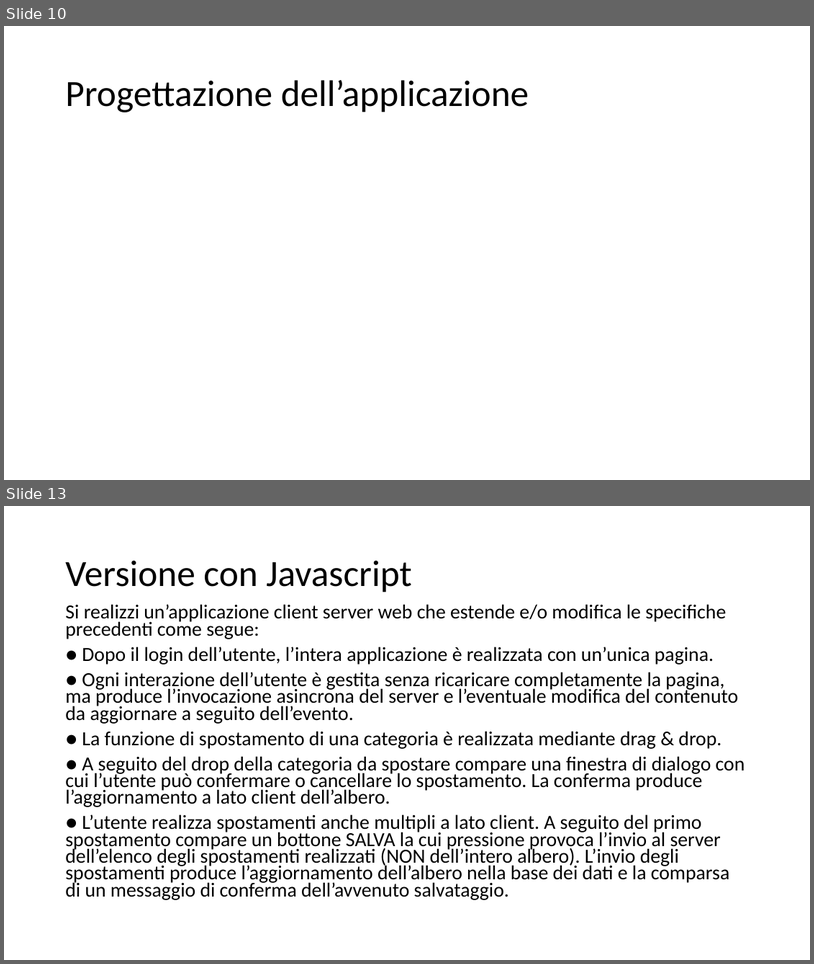
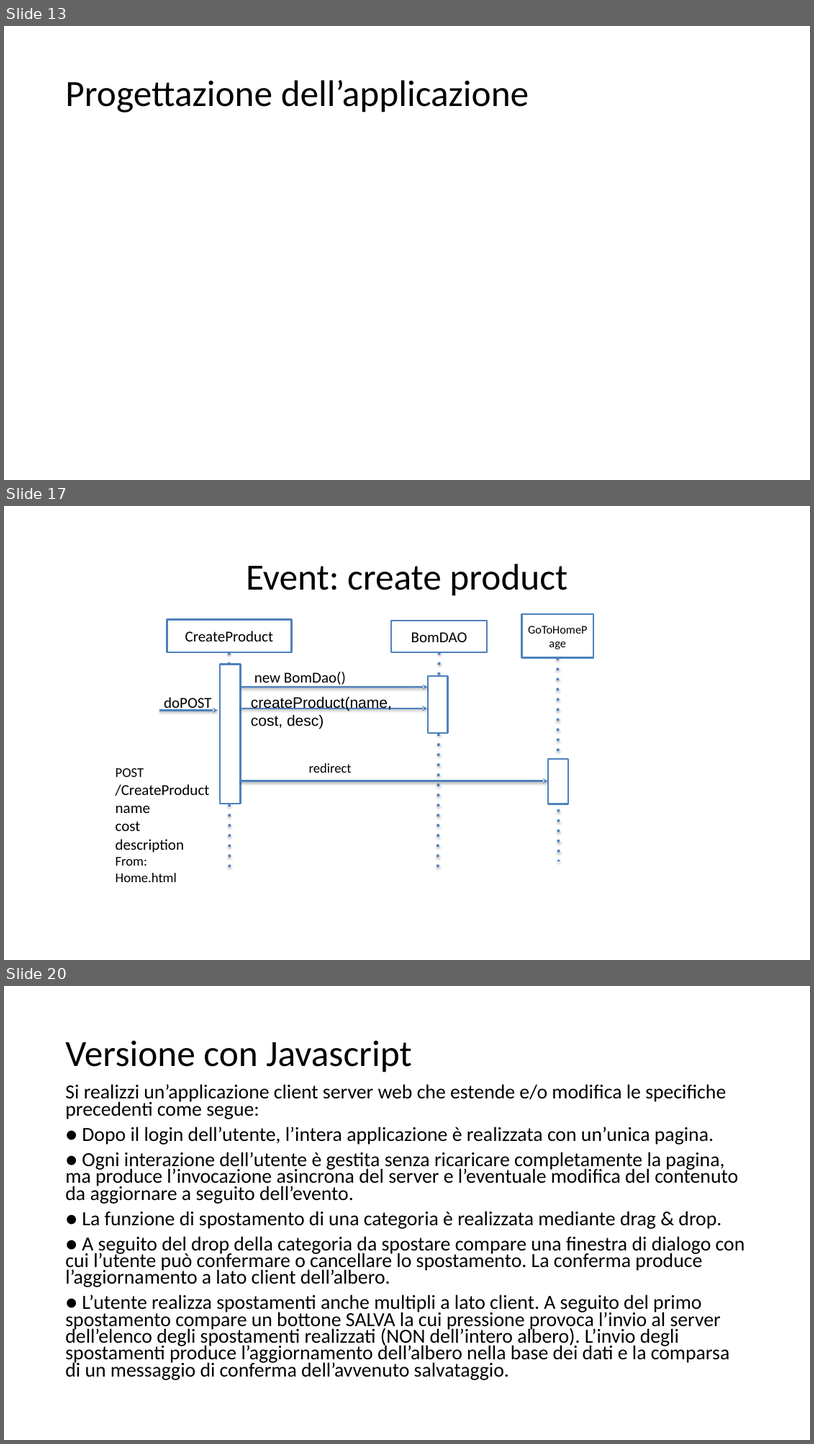
Before and after one commit to Trixyz28/TIW-ImgCatalog, a slide deck: Documents/TIWProject.pptx. Shown one above the other, each under a label of ours: slides 10 and 13 before the commit, slides 13, 17 and 20 after it; the slides between them are not shown. The pictures are 814x964 and 814x1444 pixels, drawn with LibreOffice and Linux fonts; fonts in the diff are those of the drawing. Boxes give left, top, right and bottom in pixels: in the first picture for what was removed or moved away, otherwise in the second. Text is boxed around its words. In the diff, an @@ line names an element or a change of style, - is before the commit and + after.

Commit message:
Category list (Home Page)

```diff
--- a/Documents/TIWProject.pptx
+++ b/Documents/TIWProject.pptx
@@ slide 17 added at (x1=4, y1=506, x2=810, y2=960), background #FFFFFF @@
@@ title added at (x1=246, y1=564, x2=568, y2=596), 44 pt, text #000000 @@
+Event: create product
@@ rectangle added at (x1=167, y1=619, x2=292, y2=651), fill #FFFFFF, outline #4F81BD 2 pt, 18 pt, text #000000 @@
+CreateProduct
@@ rectangle added at (x1=391, y1=620, x2=487, y2=651), fill #FFFFFF, outline #4F81BD 2 pt, 18 pt, text #000000 @@
+BomDAO
@@ rectangle added at (x1=522, y1=614, x2=594, y2=658), fill #FFFFFF, outline #4F81BD 2 pt, 14 pt, text #000000 @@
+GoToHomePage
@@ line added from (229, 652) to (229, 867), #4F81BD 3 pt dashed @@
@@ line added from (440, 652) to (438, 873), #4F81BD 3 pt dashed @@
@@ rectangle added at (x1=220, y1=664, x2=241, y2=803), fill #FFFFFF, outline #4F81BD 2 pt @@
@@ text added at (x1=255, y1=672, x2=346, y2=687), 18 pt, text #000000 @@
+new BomDao()
@@ rectangle added at (x1=428, y1=676, x2=448, y2=733), fill #FFFFFF, outline #4F81BD 2 pt @@
@@ line added from (558, 658) to (558, 861), #4F81BD 3 pt dashed @@
@@ text added at (x1=164, y1=697, x2=212, y2=712), 18 pt, text #000000 @@
+doPOST
@@ arrow added from (241, 687) to (428, 687), #4F81BD 2 pt @@
@@ text added at (x1=251, y1=697, x2=392, y2=729), 18 pt, text #000000 @@
+createProduct(name, cost, desc)
@@ arrow added from (160, 710) to (218, 710), #4F81BD 2 pt @@
@@ arrow added from (241, 708) to (427, 708), #4F81BD 2 pt @@
@@ text added at (x1=309, y1=763, x2=352, y2=772), 16 pt, text #000000 @@
+redirect
@@ rectangle added at (x1=548, y1=759, x2=568, y2=803), fill #FFFFFF, outline #4F81BD 2 pt @@
@@ text added at (x1=116, y1=768, x2=210, y2=882), 18 pt, text #000000 @@
+POST
+/CreateProduct
+name
+cost
+description
+From:
+Home.html
@@ arrow added from (241, 780) to (548, 780), #4F81BD 2 pt @@
@@ what was slide 10 is now slide 13 @@
@@ what was slide 13 is now slide 20 @@
```
Also in this commit, not shown: 3 slides changed, 8 other slides added, 2 slides removed, 11 other files.
